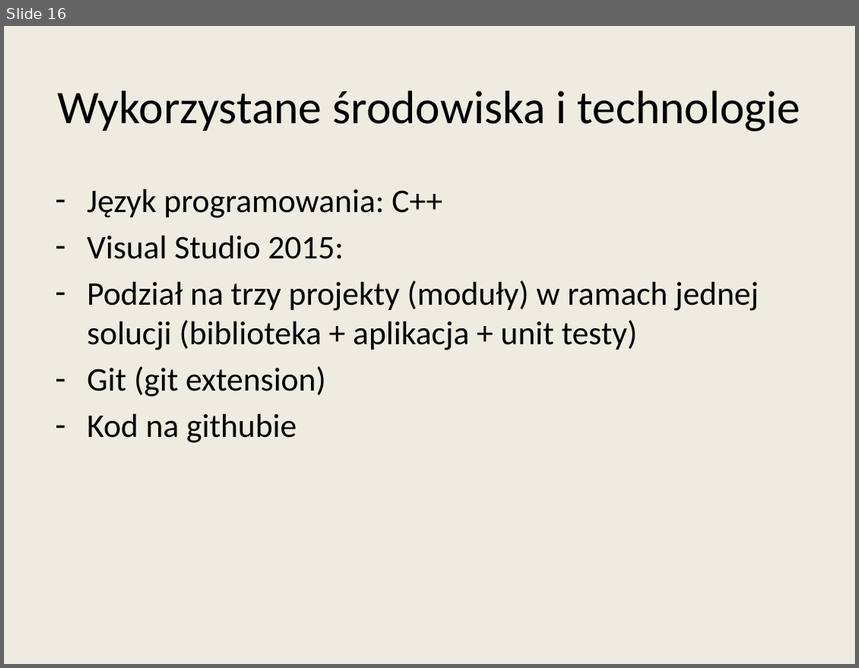
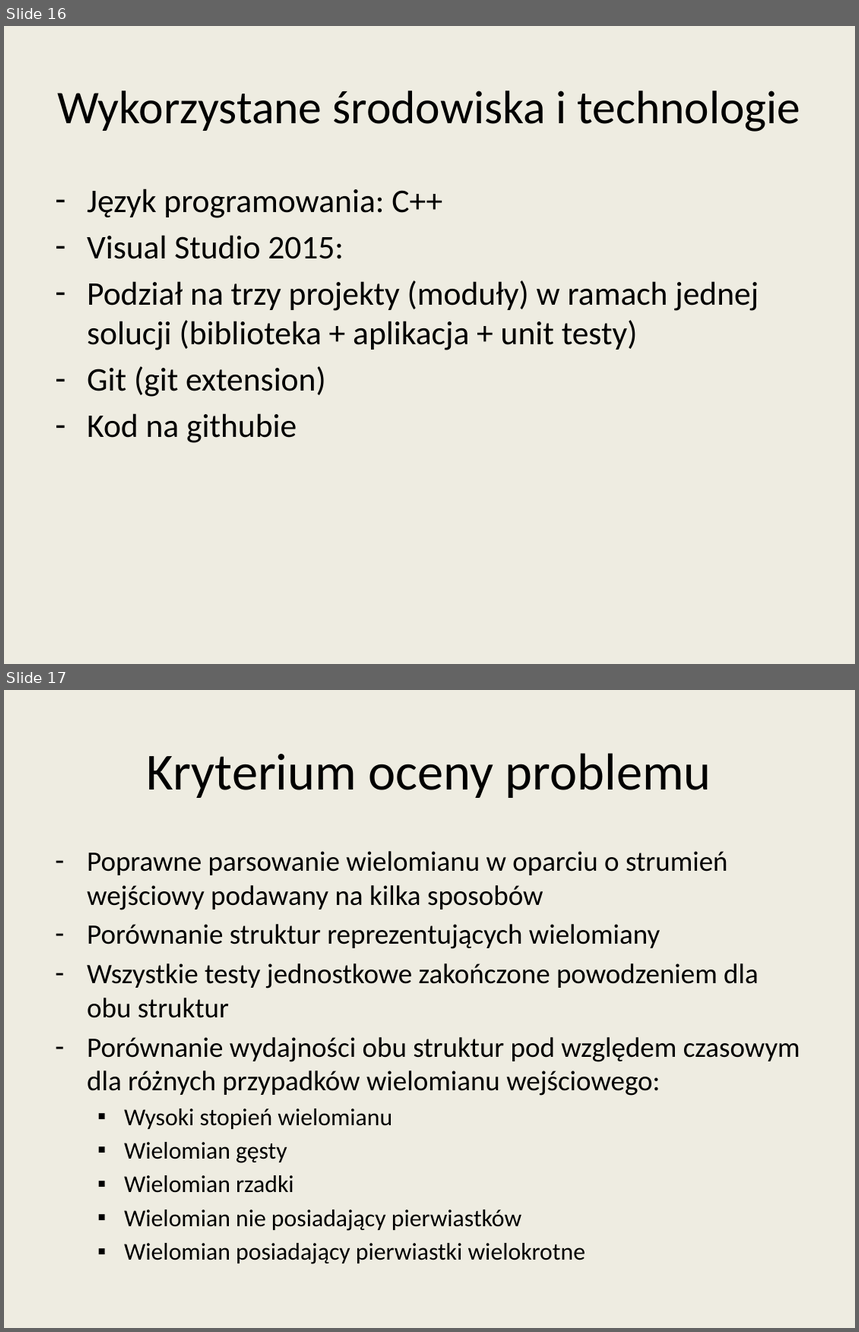
Before and after one commit to wojtekpas/PracaMagisterska, a slide deck: Praca/Seminarium/seminarium_prez2.pptx. Shown one above the other, each under a label of ours: slide 16 before the commit, slides 16 and 17 after it. The pictures are 859x668 and 859x1332 pixels, drawn with LibreOffice and Linux fonts; fonts in the diff are those of the drawing. Boxes give left, top, right and bottom in pixels: in the first picture for what was removed or moved away, otherwise in the second. Text is boxed around its words. In the diff, an @@ line names an element or a change of style, - is before the commit and + after.

```diff
--- a/Praca/Seminarium/seminarium_prez2.pptx
+++ b/Praca/Seminarium/seminarium_prez2.pptx
@@ slide 17 added at [4, 690, 855, 1328], background #EEECE1 @@
@@ title added at [147, 753, 712, 798], 44 pt, text #000000 @@
+Kryterium oceny problemu
@@ text added at [87, 851, 800, 1265], 23.8 pt, text #000000 @@
+– Poprawne parsowanie wielomianu w oparciu o strumień wejściowy podawany na kilka sposobów
+– Porównanie struktur reprezentujących wielomiany
+– Wszystkie testy jednostkowe zakończone powodzeniem dla obu struktur
+– Porównanie wydajności obu struktur pod względem czasowym dla różnych przypadków wielomianu wejściowego:
+  ▪ Wysoki stopień wielomianu
+  ▪ Wielomian gęsty
+  ▪ Wielomian rzadki
+  ▪ Wielomian nie posiadający pierwiastków
+  ▪ Wielomian posiadający pierwiastki wielokrotne
```
Also in this commit, not shown: 1 slide changed.
